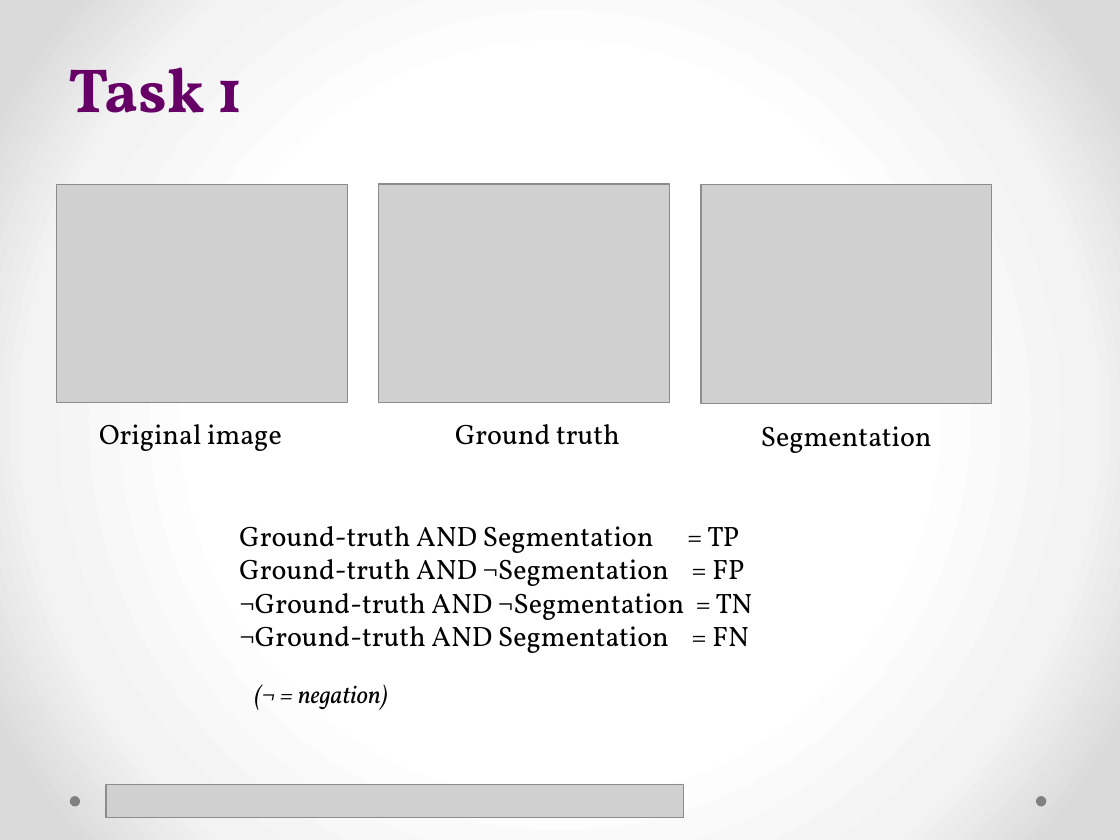
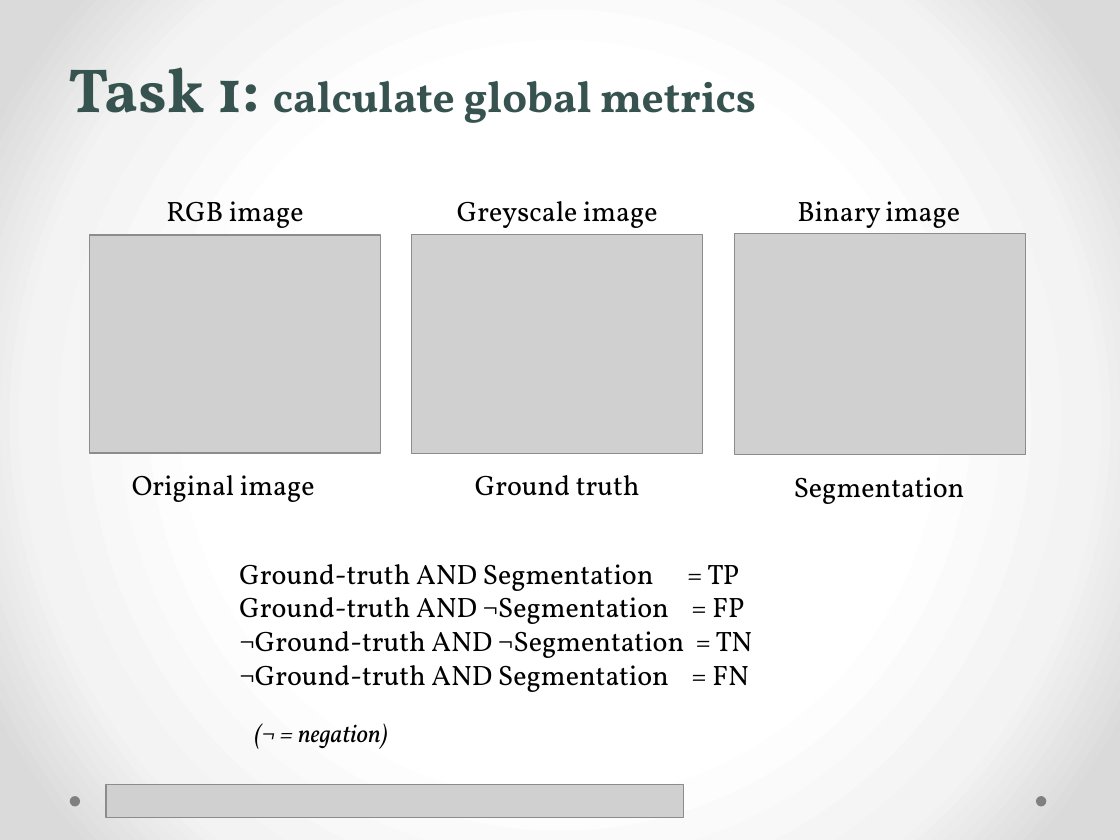
Before and after one commit to mcv-m6-video/mcv-m4-2016-Team4, a slide deck: slide 2 of block1/doc/SlidesB1.pptx. Drawn at 1120x840 pixels with LibreOffice and Linux fonts; fonts in the diff are those of the drawing; grey boxes stand for pictures. Boxes give left, top, right and bottom in pixels: in the first picture for what was removed or moved away, otherwise in the second. Text is boxed around its words. In the diff, an @@ line names an element or a change of style, - is before the commit and + after.

Commit message:
Task 2 slides completed and some errors corrected in task 1 slides.

```diff
--- a/block1/doc/SlidesB1.pptx
+++ b/block1/doc/SlidesB1.pptx
@@ title at <box>69,67,756,123</box>: text changed; size 40 to 28 pt; text colour #660066 to #375350 @@
-Task 1
+Task 1: calculate global metrics
@@ text added at <box>166,201,304,228</box>, 18 pt, text #000000 @@
+RGB image
@@ text added at <box>457,201,658,228</box>, 18 pt, text #000000 @@
+Greyscale image
@@ text added at <box>797,201,960,234</box>, 18 pt, text #000000 @@
+Binary image
@@ picture: place and size @@
-picture at <box>379,184,670,402</box>
+picture at <box>411,235,702,454</box>
@@ 2 pictures, 1 text: place and size @@
-2 pictures, 1 text at <box>57,184,991,451</box>
+2 pictures, 1 text at <box>90,233,1026,502</box>
@@ text "Ground truth": place and size @@
-text "Ground truth" at <box>455,424,620,445</box>
+text "Ground truth" at <box>475,475,640,496</box>
@@ text "Segmentation": place and size @@
-text "Segmentation" at <box>761,426,932,453</box>
+text "Segmentation" at <box>794,477,965,504</box>
@@ text "Ground-truth AND Segmentation = TP": place and size @@
-text "Ground-truth AND Segmentation = TP" at <box>239,526,752,653</box>
+text "Ground-truth AND Segmentation = TP" at <box>239,564,752,692</box>
@@ text "(¬ = negation)": place and size @@
-text "(¬ = negation)" at <box>298,684,388,710</box>
+text "(¬ = negation)" at <box>298,723,388,749</box>
```
Also in this commit, not shown: 5 other slides changed, 3 slides added, 1 slide removed.
